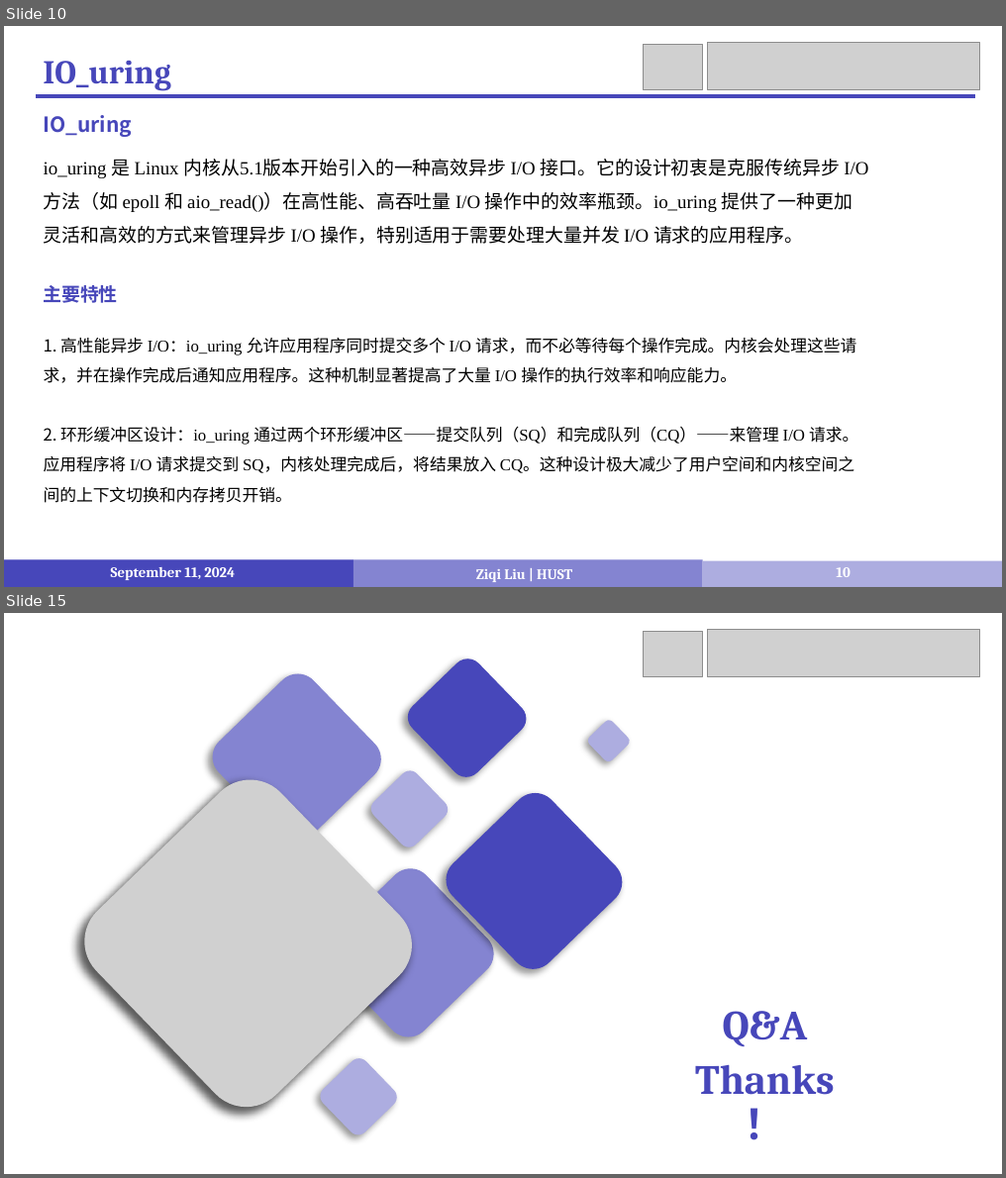
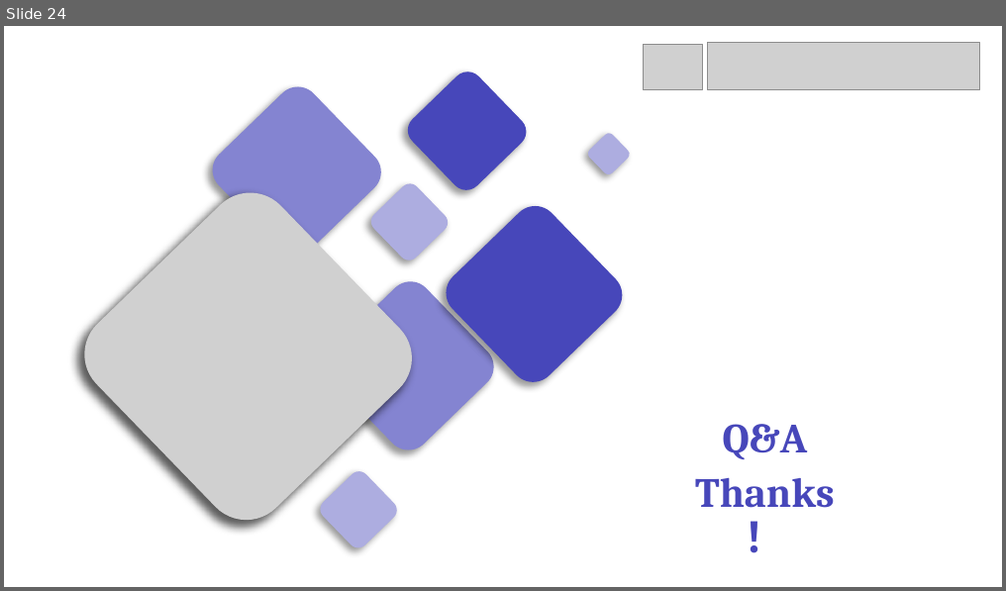
Before and after one commit to LiuziqiOvO/md, a slide deck: 4_Paper/报告/12_OmniCache.pptx. Shown one above the other, each under a label of ours: slides 10 and 15 before the commit, slide 24 after it; the slides between them are not shown. The pictures are 1006x1178 and 1006x591 pixels, drawn with LibreOffice and Linux fonts; fonts in the diff are those of the drawing; grey boxes stand for pictures. Boxes give left, top, right and bottom in pixels: in the first picture for what was removed or moved away, otherwise in the second. Text is boxed around its words. In the diff, an @@ line names an element or a change of style, - is before the commit and + after.

```diff
--- a/4_Paper/报告/12_OmniCache.pptx
+++ b/4_Paper/报告/12_OmniCache.pptx
@@ slide 10 removed at (4,26,1002,587), background #FFFFFF @@
@@ picture removed at (643,44,703,89) @@
@@ picture removed at (708,43,979,89) @@
@@ text removed at (43,61,171,91) @@
-IO_uring
@@ line removed from (36, 96) to (976, 96) @@
@@ text removed at (43,115,132,137) @@
-IO_uring
@@ text removed at (44,159,868,244) @@
-io_uring 是 Linux 内核从5.1版本开始引入的一种高效异步 I/O 接口。它的设计初衷是克服传统异步 I/O 方法（如 epoll 和 aio_read()）在高性能、高吞吐量 I/O 操作中的效率瓶颈。io_uring 提供了一种更加灵活和高效的方式来管理异步 I/O 操作，特别适用于需要处理大量并发 I/O 请求的应用程序。
@@ text removed at (43,285,118,303) @@
-主要特性
@@ text removed at (44,338,858,503) @@
-1. 高性能异步 I/O：io_uring 允许应用程序同时提交多个 I/O 请求，而不必等待每个操作完成。内核会处理这些请求，并在操作完成后通知应用程序。这种机制显著提高了大量 I/O 操作的执行效率和响应能力。
-2. 环形缓冲区设计：io_uring 通过两个环形缓冲区——提交队列（SQ）和完成队列（CQ）——来管理 I/O 请求。应用程序将 I/O 请求提交到 SQ，内核处理完成后，将结果放入 CQ。这种设计极大减少了用户空间和内核空间之间的上下文切换和内存拷贝开销。
@@ rectangle removed at (4,560,353,587) @@
@@ rectangle removed at (353,560,703,587) @@
@@ text removed at (111,568,235,580) @@
-September 11, 2024
@@ text removed at (476,570,572,582) @@
-Ziqi Liu | HUST
@@ rectangle removed at (703,562,1002,587) @@
@@ page number removed at (836,568,850,577) @@
-10
@@ what was slide 15 is now slide 24 @@
```
Also in this commit, not shown: 8 slides changed, 15 slides added, 5 other slides removed, 5 other files.
